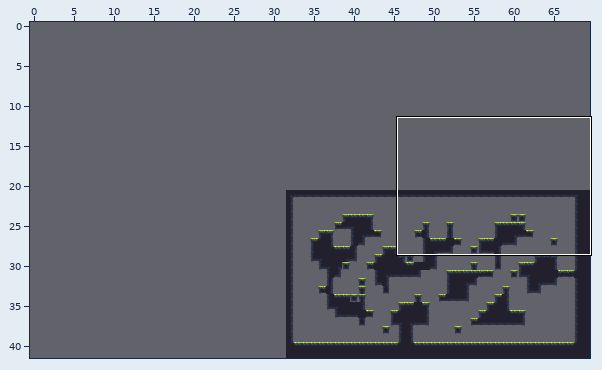
One commit to this Tiled map: Nez.Samples/bin/Debug/Content/Platformer/randomMap1.tmx. Above, an overview of the earlier version with the close-up marked.
Close-up. Before:
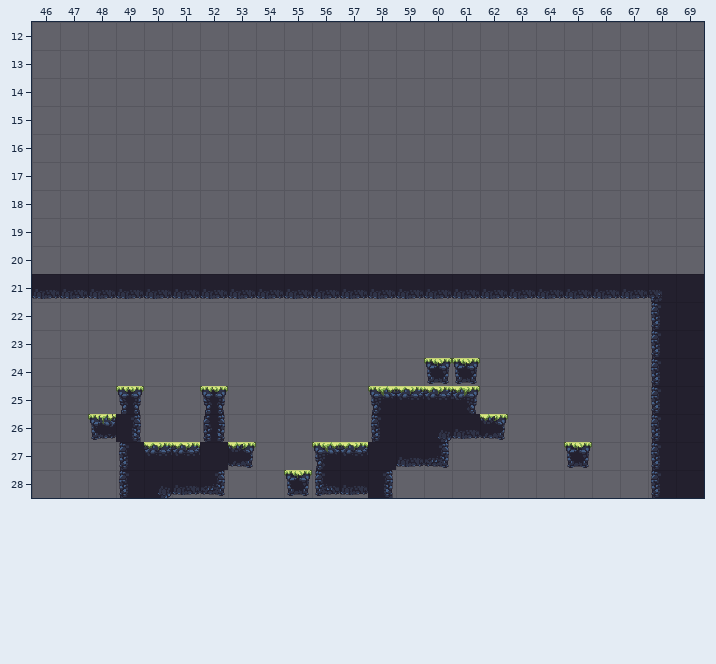
Cells are 32x32 px. Shown: x 46..69, y 12..28. The commit also changed other parts of the map, which this record leaves out. The old version is drawn lined up with the new one.
After:
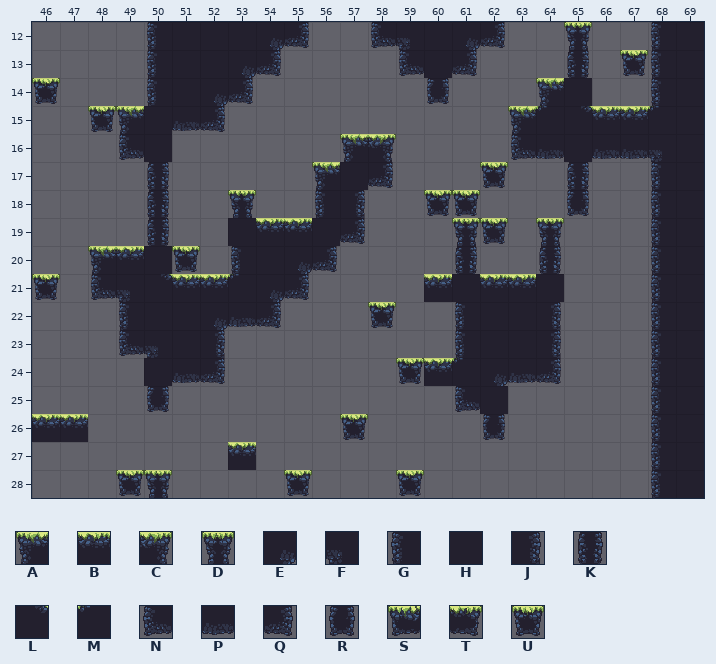
Key: from "forest_summer_tile_set": A 0, B 1, C 2, D 3, E 4, F 5, G 10, H 11, J 12, K 13, L 16, M 17, N 20, P 21, Q 22, R 23, S 30, T 32, U 33.
_ is an empty cell.
Tiles replaced or removed in this view: A, B, C, D, E, F, G, H, J, K, N, P, Q, S, T, U.
Changes in this commit:
Changed rows in their new state; . is an unchanged cell.
map size 38x21 -> 70x42 cells (old content now starts at 32,21; both pictures use the new coordinates)
Layer "main":
first column x 46:
12 ....GHHHEQ..NFHEQ..D..GH
13 ....GHHEQ....NHQ...K.UGH
14 U...GHEQ......R...AH..GH
15 ..UAHPQ..........AMLBBMH
16 ...NH......AC....NPHPPFH
17 ....K.....AHQ...U..K..GH
18 ....K..D..GJ..UU...R..GH
19 ....K..HBBHQ...DU.D...GH
20 ..ABHU.GHEQ....K..K...GH
21 U_NFLBBMEQ____BHBBH___G.
22 ...GHHEPQ...U..GHHJ.....
23 ...NFHJ........GHHJ.....
24 ....HPQ......UBMEPQ.....
25 ..._R._.....___NH.......
26 BB__.._....U____R.......
27 ...____B.._____...._....
28 ...UD__...___U..........
Changed places in both close-ups, as pixel boxes (x1, y1, x2, y2):
changed: (32, 22, 704, 498)
